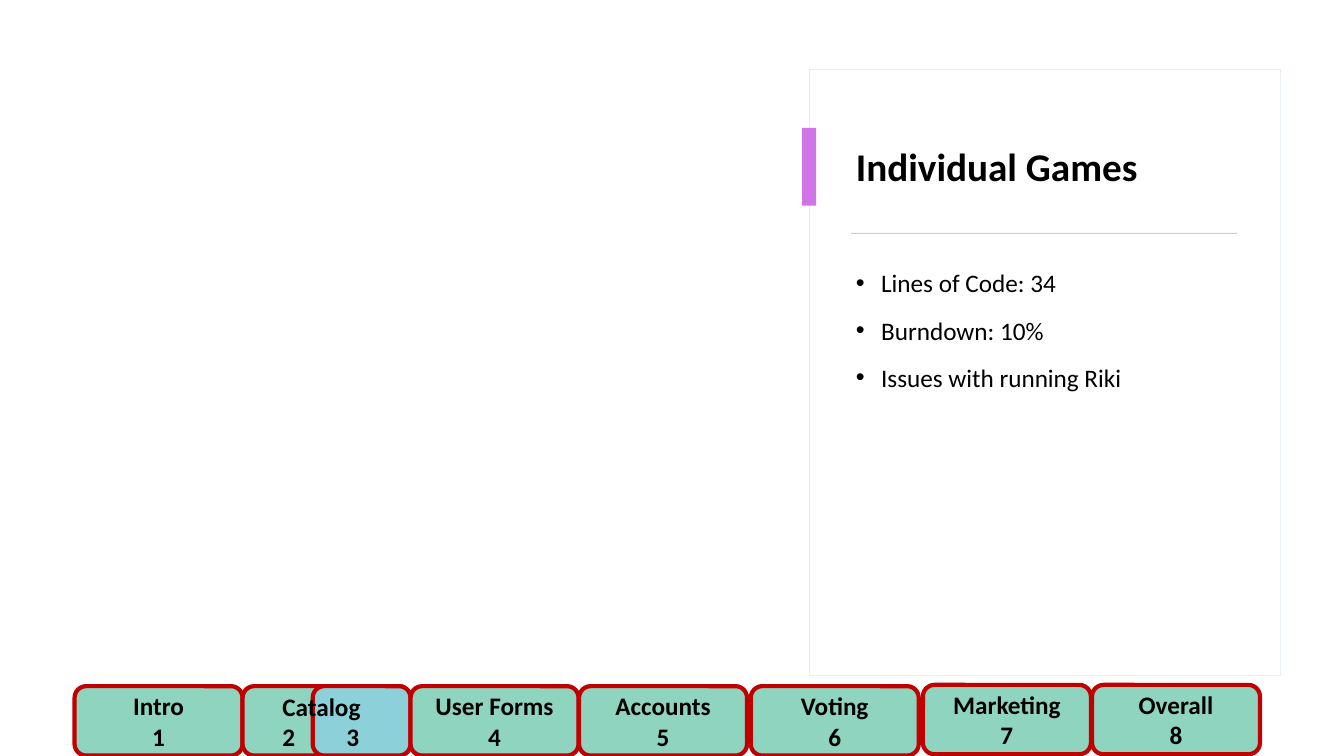
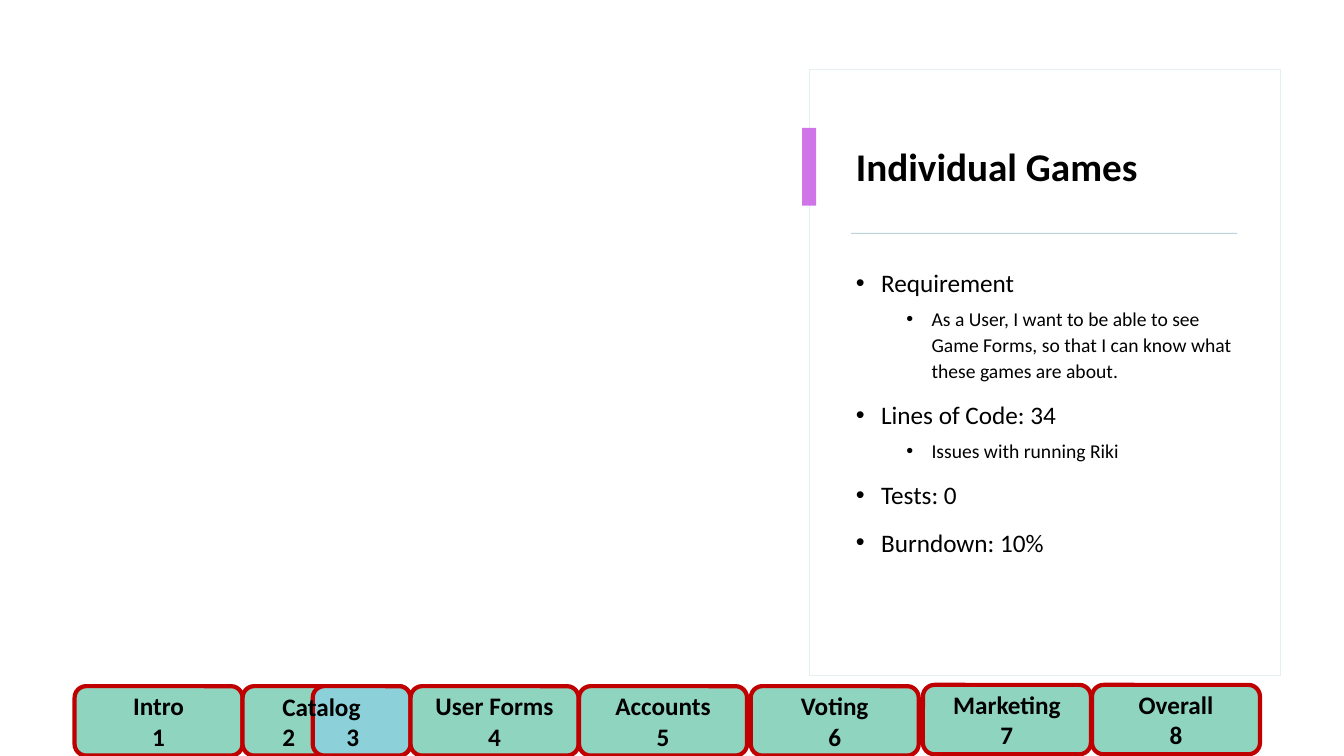
Before and after one commit to FlamingPyro/CSC440-Wiki-Gaming, a slide deck: slide 3 of Presentations/Wiki Gaming week 2.pptx. Drawn at 1344x756 pixels with LibreOffice and Linux fonts; fonts in the diff are those of the drawing; background and template pictures are left out. Boxes give left, top, right and bottom in pixels: in the first picture for what was removed or moved away, otherwise in the second. Text is boxed around its words. In the diff, an @@ line names an element or a change of style, - is before the commit and + after.

```diff
--- a/Presentations/Wiki Gaming week 2.pptx
+++ b/Presentations/Wiki Gaming week 2.pptx
@@ text at (881, 274, 1231, 382): paragraphs added @@
+• Requirement
+  • As a User, I want to be able to see Game Forms, so that I can know what these games are about.
@@ text at (881, 369, 1121, 392): paragraph removed @@
-• Issues with running Riki
@@ text at (881, 444, 1119, 505): paragraphs added @@
+  • Issues with running Riki
+• Tests: 0
```
Also in this commit, not shown: 6 other slides changed.
